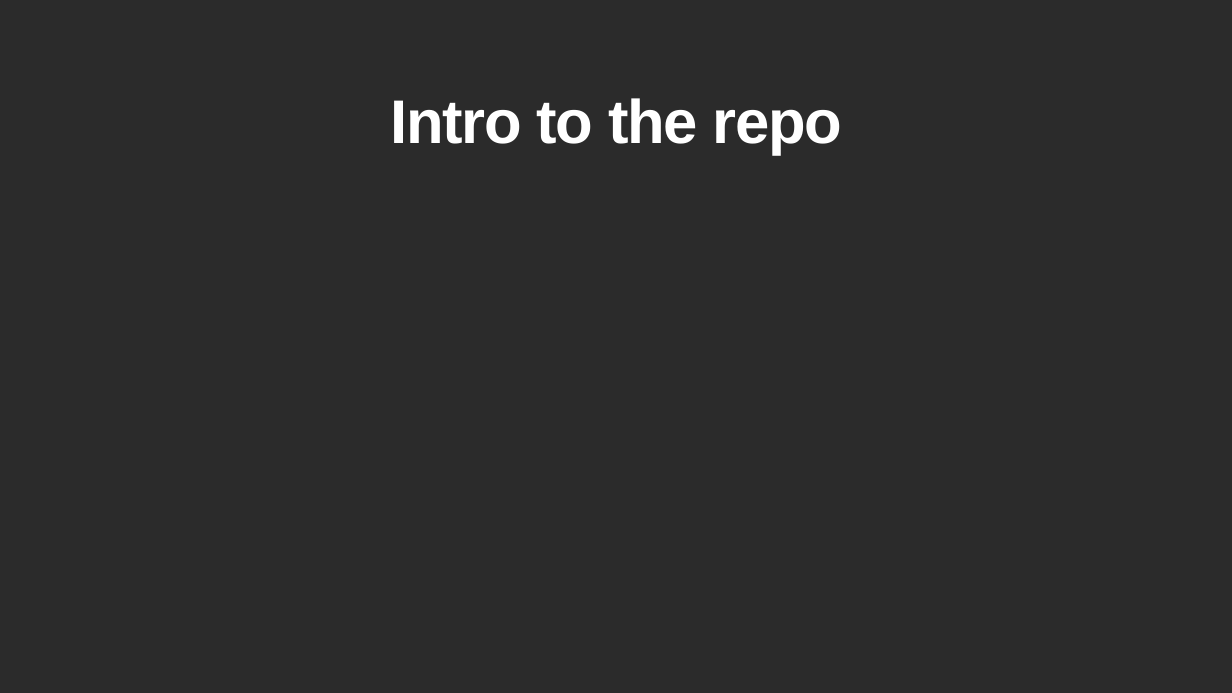
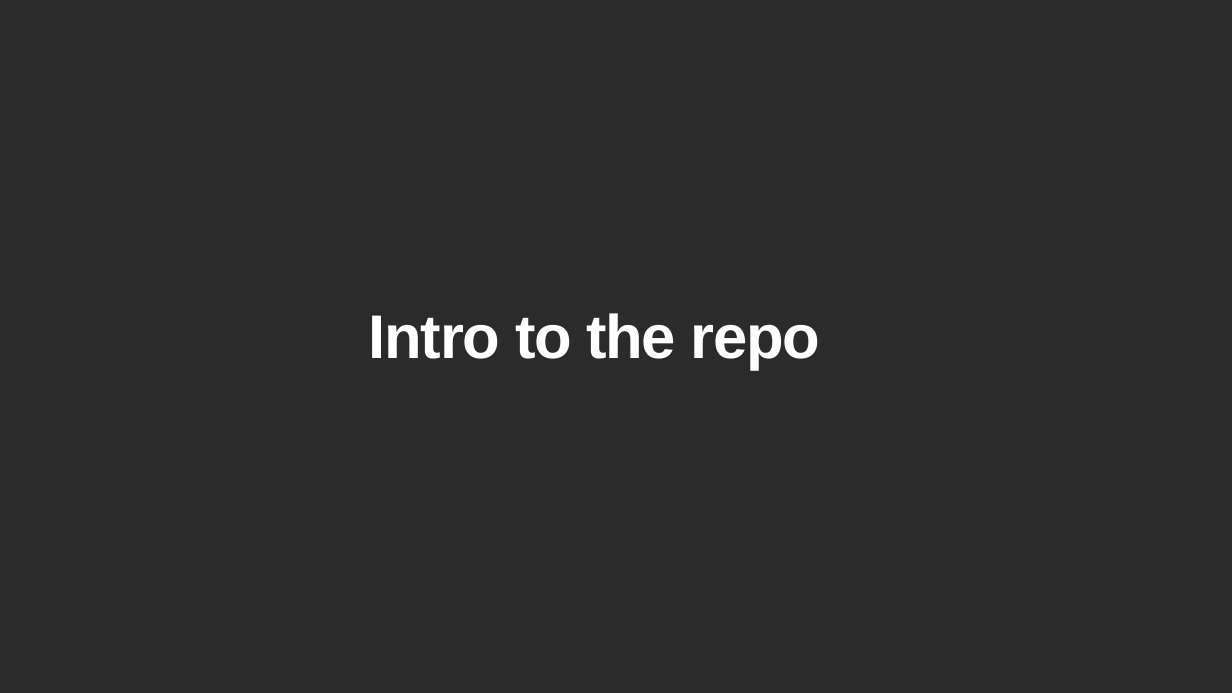
Before and after one commit to thyde1/Hackathon-2025, a slide deck: slide 5 of Hackathon 2025 - slides [PowerPoint] (12-Sep-2025-2.42pm).pptx. Drawn at 1232x693 pixels with LibreOffice and Linux fonts; fonts in the diff are those of the drawing; background and template pictures are left out; a plain dark background stands for a picture behind light text. Boxes give left, top, right and bottom in pixels: in the first picture for what was removed or moved away, otherwise in the second. Text is boxed around its words. In the diff, an @@ line names an element or a change of style, - is before the commit and + after.

```diff
--- a/Hackathon 2025 - slides [PowerPoint] (12-Sep-2025-2.42pm).pptx
+++ b/Hackathon 2025 - slides [PowerPoint] (12-Sep-2025-2.42pm).pptx
@@ text "Intro to the repo": place and size @@
-text "Intro to the repo" at [390, 98, 842, 154]
+text "Intro to the repo" at [369, 313, 821, 370]
```
Also in this commit, not shown: 1 other slide changed, 1 slide added, 4 other files.
